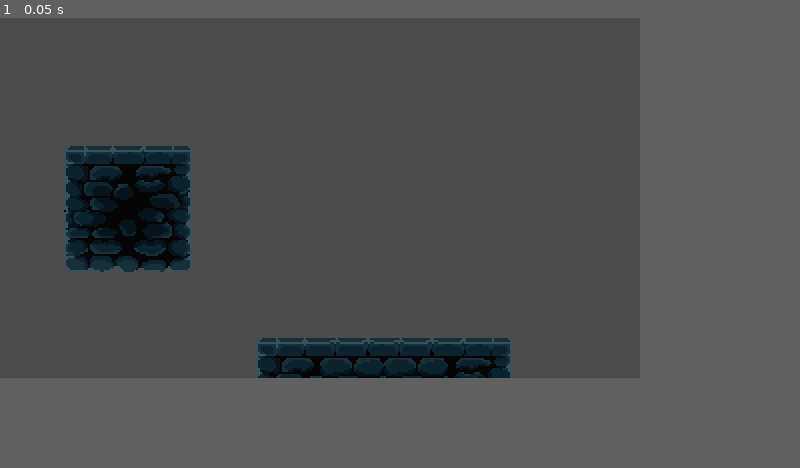
Above: before the commit, frame 1.
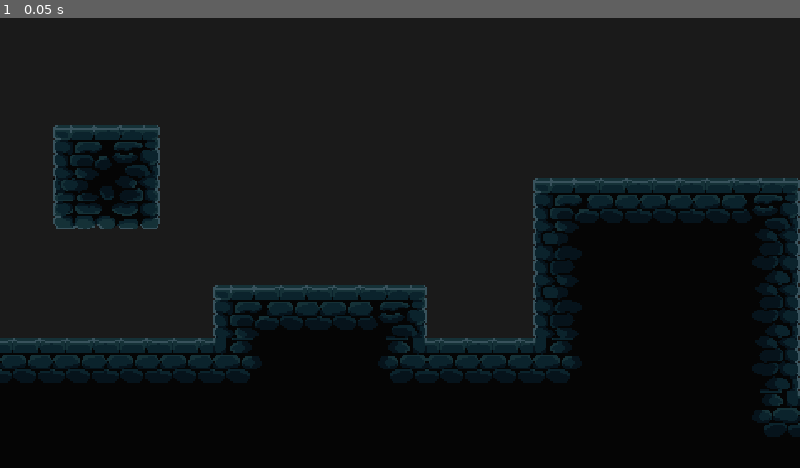
Above: after the commit, the same moment.

Repository: IsjaslawEisenstadt/PerlaKnight
Game: Godot game, scene res://levels/test_level/TestLevel.tscn
Two runs of this game, one before a commit and one after it. Both use one fixed random seed, a clock stepped at 60 frames per second and the inputs below.
Inputs:
- Up to frame 1 (0.05 s): no input
In our replay, the window is 640x360 before the commit and 800x450 after it. These sizes can differ from the game's own. Grey fills any space a smaller window leaves; there, only what the larger window draws over its background counts as a difference.

The runs differ from the first frame. In frame 1, 61% of the frame differs, in the area x 0-100%, y 0-92%.

Commit message:
increase base resolution and tweak background color

Diff:
--- a/project.godot
+++ b/project.godot
@@ -74,8 +74,8 @@
 
 [display]
 
-window/size/width=320
-window/size/height=180
+window/size/width=480
+window/size/height=270
 window/size/resizable=false
 window/size/test_width=1280
 window/size/test_height=720
@@ -130,3 +130,4 @@
 [rendering]
 
 2d/snapping/use_gpu_pixel_snap=true
+environment/default_clear_color=Color( 0.105882, 0.105882, 0.105882, 1 )
